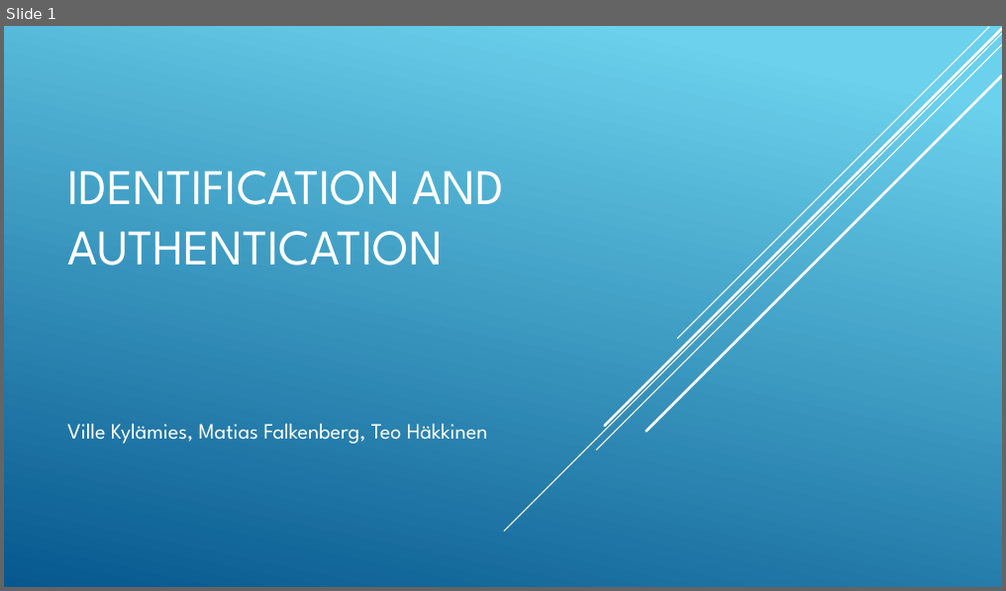
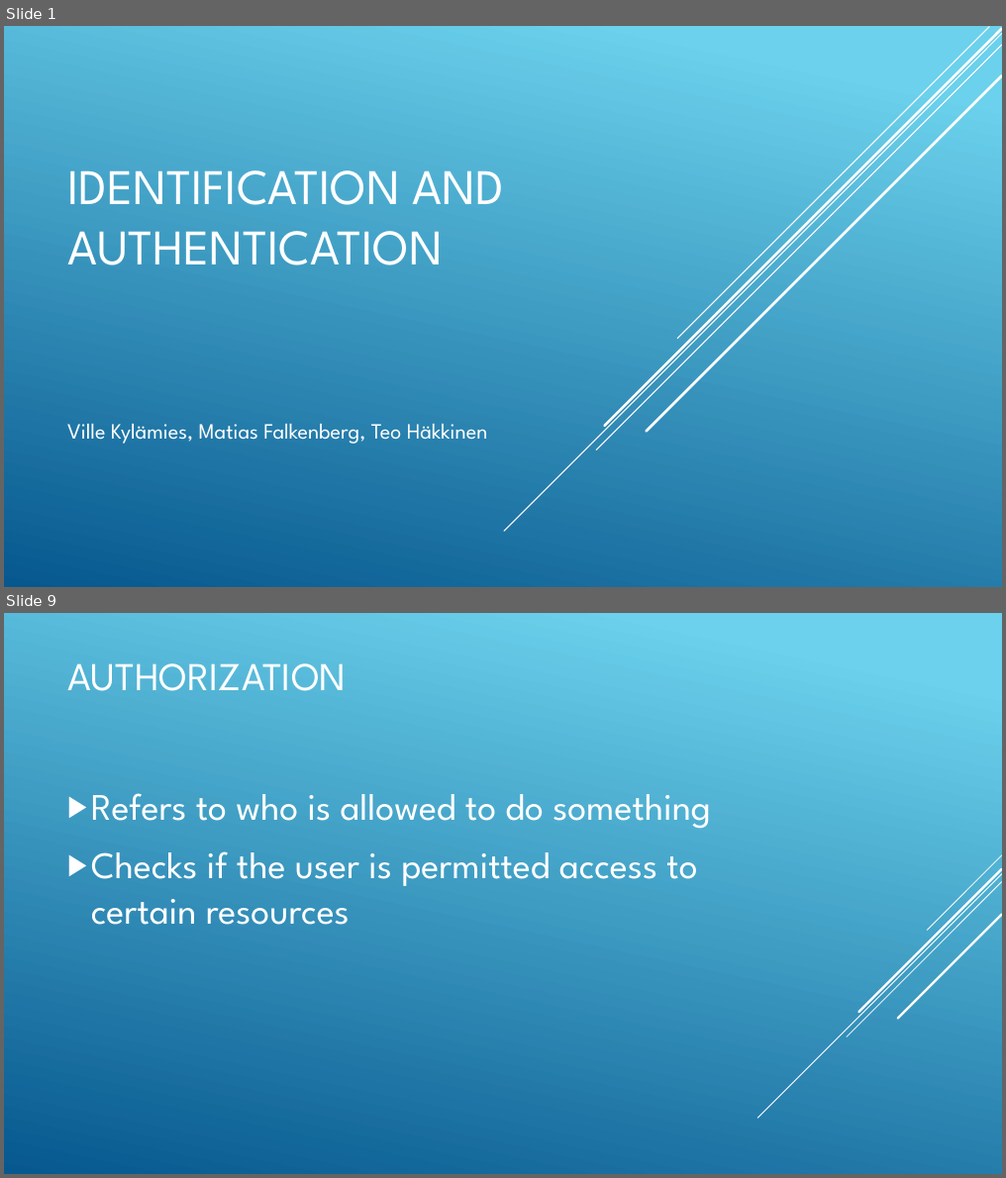
Before and after one commit to Kylisville/Repository-of-Kylis, a slide deck: Identification and authentication.pptx. Shown one above the other, each under a label of ours: slide 1 before the commit, slides 1 and 9 after it; the slides between them are not shown. The pictures are 1006x591 and 1006x1178 pixels, drawn with LibreOffice and Linux fonts; fonts in the diff are those of the drawing. Boxes give left, top, right and bottom in pixels: in the first picture for what was removed or moved away, otherwise in the second. Text is boxed around its words. In the diff, an @@ line names an element or a change of style, - is before the commit and + after.

```diff
--- a/Identification and authentication.pptx
+++ b/Identification and authentication.pptx
@@ slide 9 added at [4, 613, 1002, 1174], background gradient #6ED2EB to #06588E @@
@@ title added at [67, 663, 346, 691], 38 pt, text #FFFFFF @@
+AUTHORIZATION
@@ text added at [91, 793, 711, 925], 36 pt, text #FFFFFF @@
+▶ Refers to who is allowed to do something
+▶ Checks if the user is permitted access to certain resources
@@ group added at [757, 856, 1002, 1118]: 5 lines @@
```
Also in this commit, not shown: 2 slides changed, 7 other slides added.
